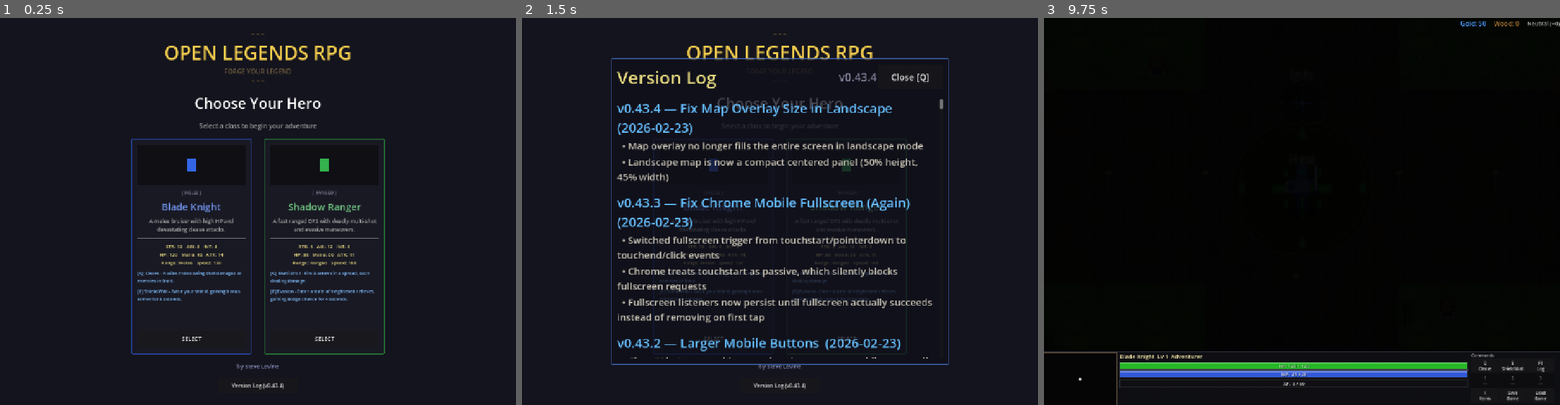
Above: before the commit, frames 1-3 (left to right).
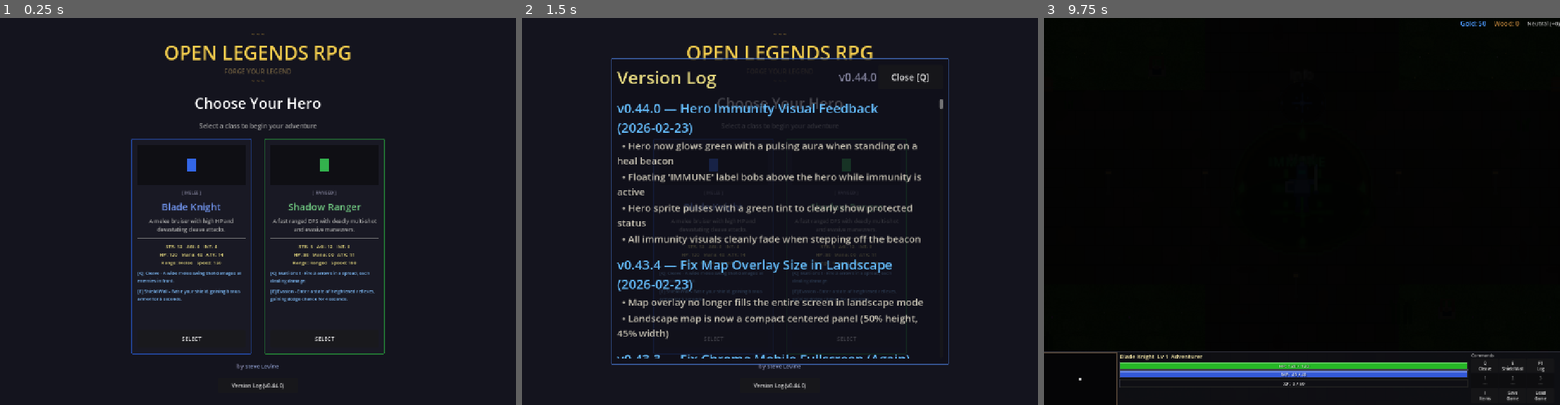
Above: after the commit, the same moments.

Repository: slxny/legends-open-rpg
Game: Godot game, scene res://scenes/main.tscn
Two runs of this game, one before a commit and one after it. Both use one fixed random seed, a clock stepped at 60 frames per second and the inputs below.
Inputs (mouse positions are in pixels of both pictures, inside the frame that each line leads up to):
- Up to frame 1 (0.25 s): no input
- Up to frame 2 (1.5 s): click "Version Log (v0.43.4)" (after the commit: "Version Log (v0.44.0)") at 0.5 s; click "SELECT" at 1.25 s
- Up to frame 3 (9.75 s): click "SELECT" at 2 s; tap Enter at 2.75, 4.25, 5.75 s; move the mouse to (1415, 192) at 2.77 s; hold D (move_right) 2.78-3.5 s; hold Q (ability_1) 2.78-3.5 s; click (1415, 192) at 2.92 s; tap Space (attack) at 3.5, 6.5 s; drag from (1198, 230) to (1276, 288) at 3.52 s; move the mouse to (1353, 126) at 4.27 s; hold D (move_right) 4.28-5 s; hold Space (attack) 4.28-5 s; drag from (1276, 288) to (1147, 153) at 5.02 s; move the mouse to (1456, 269) at 5.77 s; hold A (move_left) 5.78-6.5 s; tap 1 at 5.85 s; drag from (1147, 153) to (1224, 114) at 6.52 s; move the mouse to (1327, 211) at 7.27 s; hold S (move_down) 7.28-8 s; tap 3 at 7.35 s; click (1327, 211) at 7.42 s; drag from (1224, 114) to (1198, 230) at 8.02 s; move the mouse to (1415, 192) at 8.77 s; hold W (move_up) 8.78-9.5 s; hold Q (ability_1) 8.78-9.5 s; drag from (1198, 230) to (1276, 288) at 9.52 s

The runs differ from the first frame. In frame 1, less than 0.1% of the frame differs, in the area x 53-55%, y 94-96%; in frame 2, 8.7%, in the area x 18-80%, y 14-96%; in frame 3, less than 0.1%.

Commit message:
Add green immunity visual feedback when hero stands on heal beacon
Hero now clearly shows immune status with a pulsing green aura, green
sprite tint, and floating "IMMUNE" label when standing on a heal beacon.
All visuals cleanly removed when stepping off.

https://claude.ai/code/session_01L3b9EJLMRKJDXXWSLJCZYh

Diff:
--- a/scenes/player/player.gd
+++ b/scenes/player/player.gd
@@ -49,6 +49,13 @@
 var _slow_factor: float = 1.0  # 1.0 = normal, < 1.0 = slowed
 var _slow_timer: float = 0.0
 var _effect_vfx: Sprite2D = null  # Visual indicator for active status effect
+# Heal beacon immunity visual feedback
+var _was_on_heal_beacon: bool = false  # Previous frame state for detecting transitions
+var _immunity_vfx: Sprite2D = null  # Green pulsing aura under hero
+var _immunity_vfx_tween: Tween = null  # Looping pulse tween for immunity aura
+var _immunity_sprite_tween: Tween = null  # Green tint pulse on hero sprite
+var _immunity_label: Label = null  # Floating "IMMUNE" text
+var _tex_beacon_green: Texture2D = null  # Cached green beacon texture
 
 # Idle animations — breathing and random fidgets when standing still
 var _idle_breathe_tween: Tween = null
@@ -214,6 +221,7 @@
 	_tex_crystal_white = SpriteGenerator.get_texture("crystal_white")
 	_tex_selection_red = SpriteGenerator.get_texture("selection_red")
 	_tex_beacon_blue = SpriteGenerator.get_texture("beacon_blue")
+	_tex_beacon_green = SpriteGenerator.get_texture("beacon_green")
 	# Pre-allocate damage label settings (avoids LabelSettings.new() per hit)
 	_player_dmg_normal = LabelSettings.new()
 	_player_dmg_normal.font_size = 14
@@ -283,6 +291,13 @@
 
 	# Process status effects
 	_process_status_effects(delta)
+
+	# Heal beacon immunity visual feedback — detect transitions
+	if is_on_heal_beacon and not _was_on_heal_beacon:
+		_start_immunity_vfx()
+	elif not is_on_heal_beacon and _was_on_heal_beacon:
+		_stop_immunity_vfx()
+	_was_on_heal_beacon = is_on_heal_beacon
 
 	# Paralyzed: can't move or attack
 	if _is_paralyzed:
@@ -915,6 +930,66 @@
 	if _effect_vfx and is_instance_valid(_effect_vfx):
 		_effect_vfx.queue_free()
 		_effect_vfx = null
+
+# --- Heal Beacon Immunity Visual Feedback ---
+
+func _start_immunity_vfx() -> void:
+	_stop_immunity_vfx()  # Clean up any leftover state
+
+	# 1) Green pulsing aura under hero (larger, slower pulse than status effects)
+	_immunity_vfx = Sprite2D.new()
+	_immunity_vfx.texture = _tex_beacon_green if _tex_beacon_green else _tex_beacon_blue
+	_immunity_vfx.modulate = Color(0.3, 1.0, 0.5, 0.55)
+	_immunity_vfx.scale = Vector2(1.3, 1.3)
+	_immunity_vfx.z_index = -1
+	add_child(_immunity_vfx)
+	# Looping pulse: fade + scale breathe
+	_immunity_vfx_tween = _immunity_vfx.create_tween().set_loops()
+	_immunity_vfx_tween.tween_property(_immunity_vfx, "modulate:a", 0.2, 0.7).set_ease(Tween.EASE_IN_OUT).set_trans(Tween.TRANS_SINE)
+	_immunity_vfx_tween.parallel().tween_property(_immunity_vfx, "scale", Vector2(1.5, 1.5), 0.7).set_ease(Tween.EASE_IN_OUT).set_trans(Tween.TRANS_SINE)
+	_immunity_vfx_tween.tween_property(_immunity_vfx, "modulate:a", 0.55, 0.7).set_ease(Tween.EASE_IN_OUT).set_trans(Tween.TRANS_SINE)
+	_immunity_vfx_tween.parallel().tween_property(_immunity_vfx, "scale", Vector2(1.3, 1.3), 0.7).set_ease(Tween.EASE_IN_OUT).set_trans(Tween.TRANS_SINE)
+
+	# 2) Green tint on hero sprite — gentle pulse between white-green and bright green
+	_immunity_sprite_tween = create_tween().set_loops()
+	_immunity_sprite_tween.tween_property(sprite, "modulate", Color(0.7, 1.3, 0.75), 0.6).set_ease(Tween.EASE_IN_OUT).set_trans(Tween.TRANS_SINE)
+	_immunity_sprite_tween.tween_property(sprite, "modulate", Color(0.85, 1.15, 0.85), 0.6).set_ease(Tween.EASE_IN_OUT).set_trans(Tween.TRANS_SINE)
+
+	# 3) Floating "IMMUNE" label that bobs gently
+	_immunity_label = Label.new()
+	_immunity_label.text = "IMMUNE"
+	_immunity_label.horizontal_alignment = HORIZONTAL_ALIGNMENT_CENTER
+	_immunity_label.position = Vector2(-28, -48)
+	var settings = LabelSettings.new()
+	var is_mobile = DisplayServer.is_touchscreen_available()
+	settings.font_size = 22 if is_mobile else 11
+	settings.font_color = Color(0.3, 1.0, 0.5)
+	settings.outline_size = 4 if is_mobile else 2
+	settings.outline_color = Color(0.0, 0.2, 0.05)
+	_immunity_label.label_settings = settings
+	add_child(_immunity_label)
+	# Gentle bob animation
+	var label_tween = _immunity_label.create_tween().set_loops()
+	label_tween.tween_property(_immunity_label, "position:y", -53.0, 0.8).set_ease(Tween.EASE_IN_OUT).set_trans(Tween.TRANS_SINE)
+	label_tween.tween_property(_immunity_label, "position:y", -48.0, 0.8).set_ease(Tween.EASE_IN_OUT).set_trans(Tween.TRANS_SINE)
+
+func _stop_immunity_vfx() -> void:
+	# Kill aura
+	if _immunity_vfx_tween and _immunity_vfx_tween.is_valid():
+		_immunity_vfx_tween.kill()
+		_immunity_vfx_tween = null
+	if _immunity_vfx and is_instance_valid(_immunity_vfx):
+		_immunity_vfx.queue_free()
+		_immunity_vfx = null
+	# Restore sprite modulate
+	if _immunity_sprite_tween and _immunity_sprite_tween.is_valid():
+		_immunity_sprite_tween.kill()
+		_immunity_sprite_tween = null
+	sprite.modulate = Color.WHITE
+	# Kill label
+	if _immunity_label and is_instance_valid(_immunity_label):
+		_immunity_label.queue_free()
+		_immunity_label = null
 
 # --- Special Attack System ---
 
@@ -2591,6 +2666,8 @@
 		_idle_breathe_tween.kill()
 	if _idle_fidget_tween and _idle_fidget_tween.is_valid():
 		_idle_fidget_tween.kill()
+	_stop_immunity_vfx()
+	_was_on_heal_beacon = false
 	# Death animation: red tint, collapse (shrink + rotate), fade to semi-transparent
 	_death_tween = create_tween()
 	_death_tween.set_parallel(true)
--- a/scenes/ui/changelog_dialog.gd
+++ b/scenes/ui/changelog_dialog.gd
@@ -9,9 +9,20 @@
 var _is_visible: bool = false
 var _is_mobile: bool = false
 
-const GAME_VERSION := "v0.43.4"
+const GAME_VERSION := "v0.44.0"
 
 const CHANGELOG: Array[Dictionary] = [
+	{
+		"version": "v0.44.0",
+		"title": "Hero Immunity Visual Feedback",
+		"date": "2026-02-23",
+		"entries": [
+			"Hero now glows green with a pulsing aura when standing on a heal beacon",
+			"Floating 'IMMUNE' label bobs above the hero while immunity is active",
+			"Hero sprite pulses with a green tint to clearly show protected status",
+			"All immunity visuals cleanly fade when stepping off the beacon",
+		]
+	},
 	{
 		"version": "v0.43.4",
 		"title": "Fix Map Overlay Size in Landscape",
